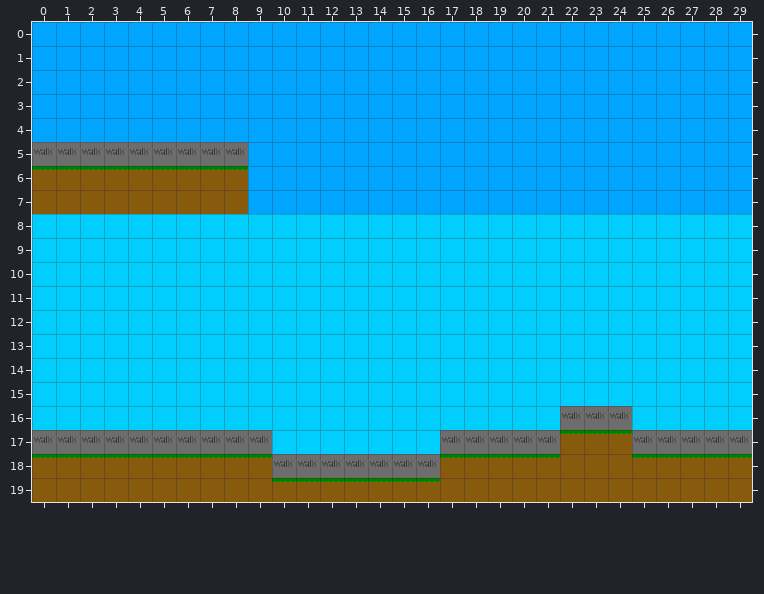
Level history. Tiled map: resources/map.tmx. Above is the file before it was changed.
Cells are 32x32 px. Shown: x 0..29, y 0..19.
Now the later version:
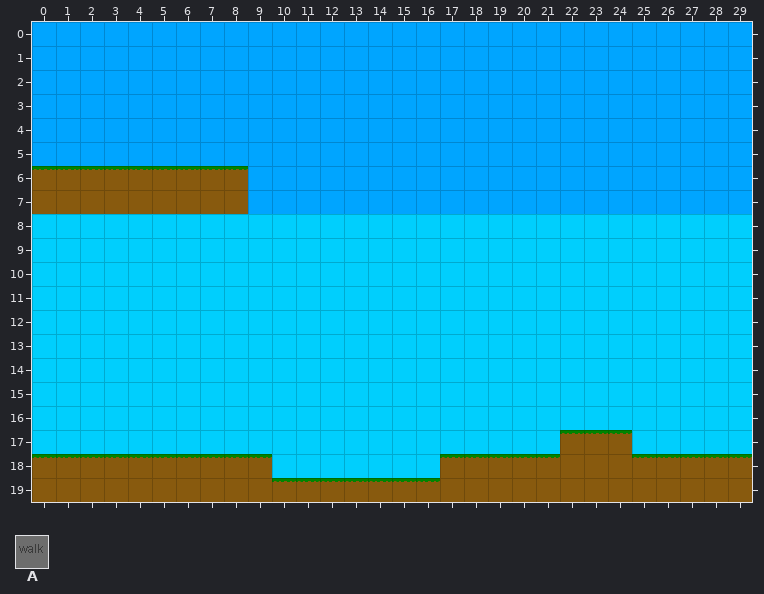
Key: from "maptiles": A 6.
_ is an empty cell.
Diff:
Layer "meta" (removed):
y 5: x 0..8 AAAAAAAAA -> _________
y 16: x 22..24 AAA -> ___
y 17: x 0..9 AAAAAAAAAA -> __________; x 17..21 AAAAA -> _____; x 25..29 AAAAA -> _____
y 18: x 10..16 AAAAAAA -> _______
